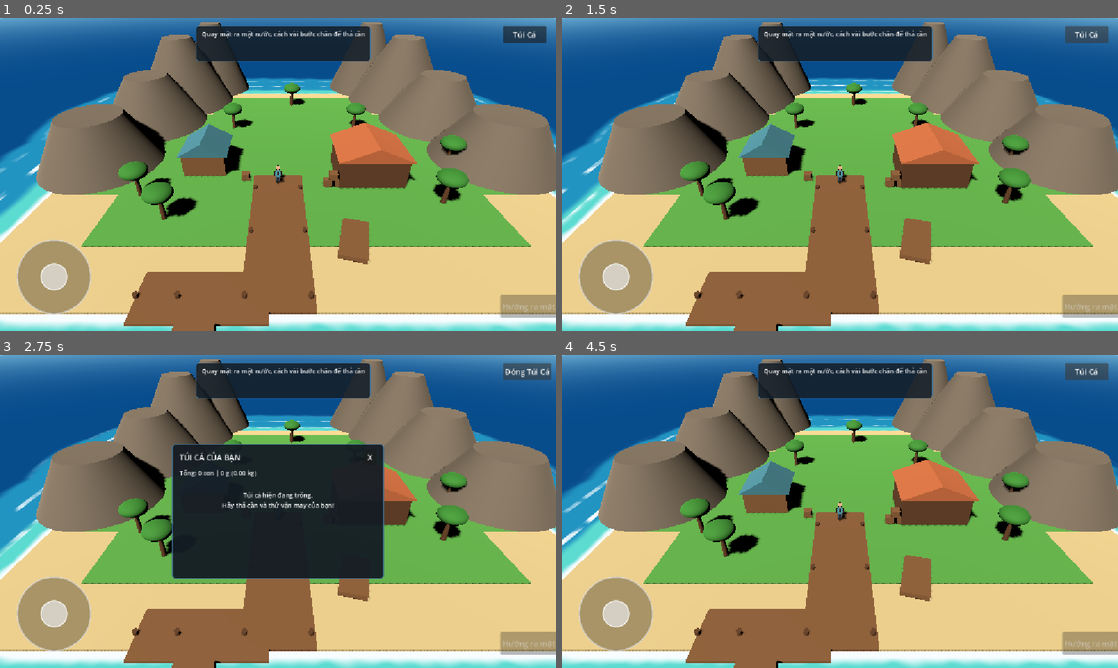
Above: before the commit, frames 1-4 (two rows, left to right).
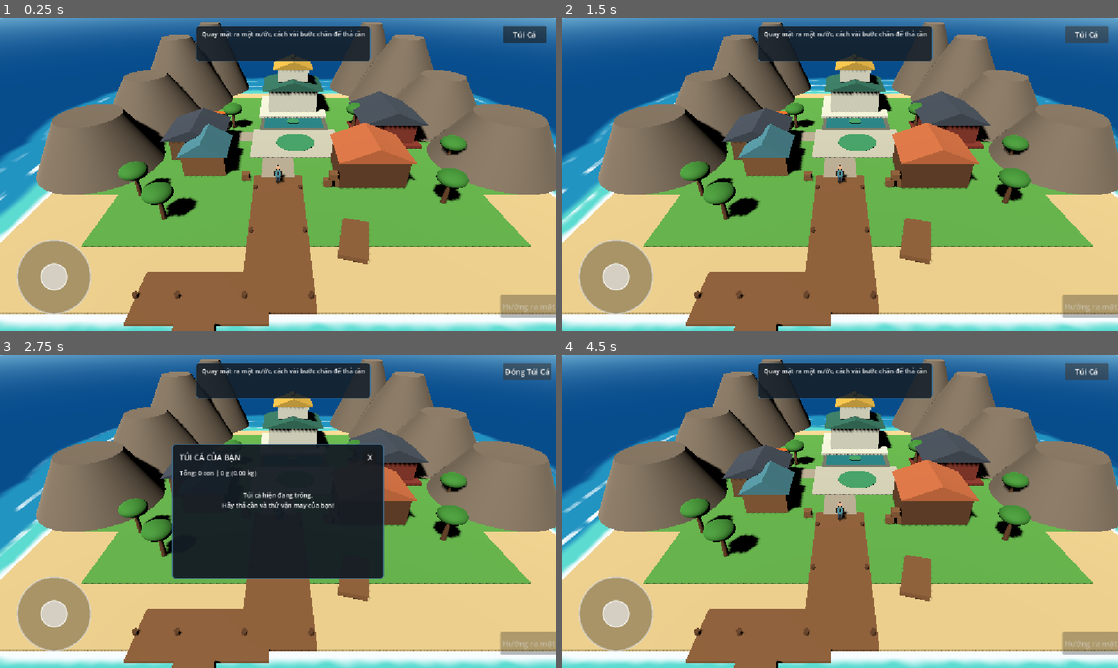
Above: after the commit, the same moments.

Repository: aohmn/GameDemo
Game: Godot game, scene res://scenes/boot/main.tscn
The game is run twice, just before and just after one commit, with the same random seed, the same clock (stepped at 60 frames per second) and the same inputs.
Inputs:
- Up to frame 1 (0.25 s): no input
- Up to frame 2 (1.5 s): click "Túi Cá" at 0.5 s; click "Đóng Túi Cá" at 1.25 s
- Up to frame 3 (2.75 s): click "Túi Cá" at 2 s
- Up to frame 4 (4.5 s): click "Đóng Túi Cá" at 2.75 s; click "Túi Cá" at 3.5 s; click "Đóng Túi Cá" at 4.25 s

The runs differ from the first frame. In frame 1, 6.3% of the frame differs, in the area x 28-78%, y 11-51%; in frame 2, 6.3%; in frame 3, 2.6%; in frame 4, 6.3%.

Commit message:
feat: trien khai TASK 08 multi-map, TASK 09 dao ben cang va fix loi parser get

Diff:
--- /dev/null
+++ b/core/contracts/map_connection.gd
@@ -0,0 +1,11 @@
+class_name MapConnection
+extends Resource
+
+## Định nghĩa liên kết / lối đi giữa 2 bản đồ (cổng truyền tống, bến đò, tiên thuyền...).
+
+@export var target_map_id: String = ""              # ID bản đồ đích đến
+@export var display_name: String = ""               # Tên tuyến hành trình hiển thị
+@export var spawn_position: Vector3 = Vector3.ZERO  # Tọa độ xuất hiện tại bản đồ đích
+@export var required_realm_level: int = 0           # Cảnh giới tối thiểu để đi qua (0: Luyện Thể)
+@export var fee_spirit_stone: int = 0               # Phí di chuyển bằng Linh Thạch
+@export var is_unlocked: bool = true                # Trạng thái mở khóa của tuyến kết nối
--- /dev/null
+++ b/core/contracts/map_definition.gd
@@ -0,0 +1,23 @@
+class_name MapDefinition
+extends Resource
+
+## Resource định nghĩa cấu hình và thông số đặc tính của một bản đồ câu cá tu tiên.
+
+# 1. Định danh & Hiển thị
+@export var map_id: String = ""
+@export var display_name: String = ""
+@export var description: String = ""
+@export var scene_path: String = ""                 # Đường dẫn file scene map.tscn
+@export var default_spawn_position: Vector3 = Vector3(-2.0, 0.05, 10.0)
+
+# 2. Điều kiện mở khóa & Tu vi
+@export var is_unlocked_by_default: bool = true
+@export var required_realm_level: int = 0           # Cảnh giới tu vi yêu cầu (0: Luyện Thể)
+
+# 3. Môi trường & Đặc trưng tu tiên
+@export var water_type: String = "bien"             # bien, song, ho, linh_tuyen, dam_lay...
+@export var spiritual_energy_density: float = 1.0   # Nồng độ linh khí của bản đồ (ảnh hưởng câu cá)
+@export var danger_level: int = 0                   # Cấp độ nguy hiểm
+
+# 4. Các tuyến kết nối sang bản đồ khác (Array[MapConnection])
+@export var connections: Array[Resource] = []
--- /dev/null
+++ b/core/contracts/map_events.gd
@@ -0,0 +1,16 @@
+class_name MapEvents
+extends RefCounted
+
+## Hợp đồng sự kiện hệ thống bản đồ (Multi-map).
+
+## Yêu cầu chuyển bản đồ.
+## Payload: { "target_map_id": String, "spawn_pos": Vector3 }
+const MAP_CHANGE_REQUESTED: String = "map_change_requested"
+
+## Bản đồ đã được thay đổi và nạp thành công.
+## Payload: { "old_map_id": String, "new_map_id": String, "spawn_pos": Vector3 }
+const MAP_CHANGED: String = "map_changed"
+
+## Bản đồ mới được mở khóa.
+## Payload: { "map_id": String }
+const MAP_UNLOCKED: String = "map_unlocked"
--- /dev/null
+++ b/maps/harbor_island/builders/plaza_path_builder.gd
@@ -0,0 +1,98 @@
+extends RefCounted
+
+## Xây dựng Quảng trường trung tâm, Hồ Linh Ngư cảnh quan và các lối đi đá kết nối:
+## - Quảng trường trung tâm (x=0, z=2): Đan đài bát quái hoa văn thanh thạch
+## - Hồ Linh Ngư cảnh quan (x=0, z=-3.5): Mặt hồ trong xanh, bờ kè đá
+## - Đường đi kết nối: Cầu tàu -> Quảng trường -> Tiên Các, Thương Hội, Lò Rèn
+
+const STONE_PATH: Color = Color(0.72, 0.70, 0.65)   # Đá phiến lát đường
+const SQUARE_STONE: Color = Color(0.82, 0.84, 0.80) # Đá hoa cương quảng trường
+const POND_BORDER: Color = Color(0.45, 0.48, 0.45)  # Kè đá bờ hồ
+const POND_WATER: Color = Color(0.12, 0.52, 0.58)   # Mặt nước hồ linh ngư (xanh lục bảo)
+const JADE_GREEN: Color = Color(0.25, 0.65, 0.45)   # Đài sen giữa hồ
+
+
+static func build(root_node: Node3D) -> void:
+	_make_central_square(root_node)
+	_make_spiritual_pond(root_node)
+	_make_connecting_paths(root_node)
+
+
+## 3. Quảng trường trung tâm (Trung tâm đảo x=0, z=2.0)
+static func _make_central_square(root_node: Node3D) -> void:
+	# Nền quảng trường lớn hình bát giác/tròn ghép
+	var sq_pos := Vector3(0.0, 0.02, 2.0)
+	var sq_size := Vector3(10.0, 0.03, 7.0)
+	_box(root_node, "CentralSquarePlaza", sq_pos, sq_size, SQUARE_STONE)
+
+	# Đài hoa văn trung tâm
+	var center_circle := CylinderMesh.new()
+	center_circle.top_radius = 2.2
+	center_circle.bottom_radius = 2.2
+	center_circle.height = 0.05
+	_mesh(root_node, "CentralMandala", center_circle, Vector3(0.0, 0.04, 2.0), JADE_GREEN)
+
+
+## 7. Hồ Linh Ngư và Điểm câu cảnh quan (x=0, z=-3.5)
+static func _make_spiritual_pond(root_node: Node3D) -> void:
+	var pond_pos := Vector3(0.0, 0.02, -3.5)
+
+	# Bờ kè đá bao quanh hồ hình oval
+	var border_size := Vector3(8.5, 0.15, 4.5)
+	_box(root_node, "PondBorder", pond_pos, border_size, POND_BORDER)
+
+	# Mặt nước hồ linh ngư trong xanh ngọc bích
+	var water_size := Vector3(7.5, 0.16, 3.5)
+	_box(root_node, "SpiritualPondWater", pond_pos + Vector3(0.0, 0.02, 0.0), water_size, POND_WATER)
+
+	# Đài sen tĩnh tâm giữa hồ
+	var lotus := CylinderMesh.new()
+	lotus.top_radius = 0.8
+	lotus.bottom_radius = 0.6
+	lotus.height = 0.3
+	_mesh(root_node, "LotusPlatform", lotus, pond_pos + Vector3(0.0, 0.12, 0.0), JADE_GREEN)
+
+
+## 8. Đường đi đá phiến kết nối các khu vực
+static func _make_connecting_paths(root_node: Node3D) -> void:
+	# Trục Bắc - Nam: Từ Cầu tàu (z=9) xuyên qua Quảng trường (z=2) tới Hồ Linh Ngư & Tiên Các (z=-6)
+	var main_road_pos := Vector3(-2.0, 0.015, 6.0)
+	var main_road_size := Vector3(3.2, 0.02, 6.5)
+	_box(root_node, "PathPierToSquare", main_road_pos, main_road_size, STONE_PATH)
+
+	# Đường từ Quảng trường rẽ sang Thương Hội (phía Đông: x=0 tới x=7, z=0)
+	var east_road_pos := Vector3(4.5, 0.015, 0.5)
+	var east_road_size := Vector3(6.5, 0.02, 2.2)
+	_box(root_node, "PathSquareToEast", east_road_pos, east_road_size, STONE_PATH)
+
+	# Đường từ Quảng trường rẽ sang Lò Chế Tạo (phía Tây: x=0 tới x=-7, z=0)
+	var west_road_pos := Vector3(-4.5, 0.015, 0.5)
+	var west_road_size := Vector3(6.5, 0.02, 2.2)
+	_box(root_node, "PathSquareToWest", west_road_pos, west_road_size, STONE_PATH)
+
+	# Lối cầu đá qua Hồ Linh Ngư tiến vào Tiên Các
+	var north_road_pos := Vector3(0.0, 0.015, -6.5)
+	var north_road_size := Vector3(3.0, 0.02, 2.8)
+	_box(root_node, "PathToTienCac", north_road_pos, north_road_size, STONE_PATH)
+
+
+static func _box(root_node: Node3D, node_name: String, pos: Vector3, size: Vector3, color: Color) -> void:
+	var mesh := BoxMesh.new()
+	mesh.size = size
+	_mesh(root_node, node_name, mesh, pos, color)
+
+
+static func _mesh(root_node: Node3D, node_name: String, mesh: Mesh, pos: Vector3, color: Color) -> void:
+	var node := MeshInstance3D.new()
+	node.name = node_name
+	node.mesh = mesh
+	node.position = pos
+	node.material_override = _mat(color)
+	root_node.add_child(node)
+
+
+static func _mat(color: Color) -> StandardMaterial3D:
+	var material := StandardMaterial3D.new()
+	material.albedo_color = color
+	material.roughness = 0.75
+	return material
--- /dev/null
+++ b/maps/harbor_island/builders/sect_building_builder.gd
@@ -0,0 +1,150 @@
+extends RefCounted
+
+## Kiến tạo các công trình Tiên Hiệp trên Đảo Bến Cảng:
+## - Tiên Các (Tu luyện & Đột phá)
+## - Thương Hội (Giao thương pháp bảo, cần câu, vật phẩm)
+## - Lò Chế Tạo & Kho Linh Ngư
+## Hoàn toàn bằng Primitive Mesh và Shader/Color Material không dùng texture.
+
+const JADE_WHITE: Color = Color(0.92, 0.96, 0.94)    # Màu bạch ngọc tường tiên các
+const JADE_ROOF: Color = Color(0.18, 0.45, 0.40)     # Màu ngọc bích mái ngói tiên các
+const GOLD_ACCENT: Color = Color(0.85, 0.70, 0.28)   # Màu hoàng kim điểm xuyết
+const WOOD_RED: Color = Color(0.55, 0.22, 0.18)      # Màu gỗ đỏ cổ phong thương hội
+const ROOF_TILES: Color = Color(0.25, 0.30, 0.38)    # Màu ngói thanh phong
+const FURNACE_STONE: Color = Color(0.35, 0.32, 0.30) # Màu huyền thạch lò rèn
+const FURNACE_FIRE: Color = Color(0.95, 0.45, 0.15)  # Ánh lửa chân hỏa
+const WAREHOUSE_WOOD: Color = Color(0.48, 0.35, 0.24)# Gỗ kho linh ngư
+
+
+static func build(root_node: Node3D) -> void:
+	_make_tien_cac(root_node)
+	_make_thuong_hoi(root_node)
+	_make_crafting_furnace_and_warehouse(root_node)
+
+
+## 4. Tiên Các — Nơi tĩnh tọa tu luyện và đột phá cảnh giới (Tọa độ: x=0, z=-9 phía Bắc đảo)
+static func _make_tien_cac(root_node: Node3D) -> void:
+	var base_pos := Vector3(0.0, 0.2, -9.0)
+	var platform_size := Vector3(9.0, 0.4, 8.0)
+	# Đài sen ngọc bích nền móng
+	_box(root_node, "TienCacPlatform", base_pos, platform_size, JADE_WHITE)
+	_add_box_collider(root_node, "TienCacPlatformCol", base_pos, platform_size)
+
+	# Thân điện chính
+	var hall_pos := base_pos + Vector3(0.0, 1.8, 0.0)
+	var hall_size := Vector3(6.5, 3.2, 5.5)
+	_box(root_node, "TienCacHall", hall_pos, hall_size, JADE_WHITE)
+	_add_box_collider(root_node, "TienCacHallCol", hall_pos, hall_size)
+
+	# Mái ngói cong cổ phong tầng 1
+	var roof1_pos := hall_pos + Vector3(0.0, 2.0, 0.0)
+	var roof1 := PrismMesh.new()
+	roof1.size = Vector3(8.0, 1.2, 7.0)
+	_mesh(root_node, "TienCacRoof1", roof1, roof1_pos, JADE_ROOF)
+
+	# Tầng các thứ 2 thanh tao
+	var tower_pos := roof1_pos + Vector3(0.0, 1.1, 0.0)
+	var tower_size := Vector3(4.0, 1.8, 3.5)
+	_box(root_node, "TienCacTower", tower_pos, tower_size, JADE_WHITE)
+
+	var roof2_pos := tower_pos + Vector3(0.0, 1.3, 0.0)
+	var roof2 := PrismMesh.new()
+	roof2.size = Vector3(5.2, 1.0, 4.5)
+	_mesh(root_node, "TienCacRoof2", roof2, roof2_pos, GOLD_ACCENT)
+
+	# Đỉnh hồ lô pháp bảo trên nóc
+	var pinnacle := SphereMesh.new()
+	pinnacle.radius = 0.35
+	pinnacle.height = 0.7
+	_mesh(root_node, "TienCacPinnacle", pinnacle, roof2_pos + Vector3(0.0, 0.7, 0.0), GOLD_ACCENT)
+
+
+## 5. Thương Hội — Nơi giao thương trao đổi linh thạch và pháp bảo (Tọa độ: x=10, z=0 phía Đông)
+static func _make_thuong_hoi(root_node: Node3D) -> void:
+	var base_pos := Vector3(10.5, 0.15, 0.0)
+	var base_size := Vector3(7.0, 0.3, 7.0)
+	_box(root_node, "ThuongHoiBase", base_pos, base_size, WOOD_RED)
+	_add_box_collider(root_node, "ThuongHoiBaseCol", base_pos, base_size)
+
+	var hall_pos := base_pos + Vector3(0.0, 1.5, 0.0)
+	var hall_size := Vector3(5.5, 2.7, 5.5)
+	_box(root_node, "ThuongHoiHall", hall_pos, hall_size, WOOD_RED)
+	_add_box_collider(root_node, "ThuongHoiHallCol", hall_pos, hall_size)
+
+	var roof_pos := hall_pos + Vector3(0.0, 1.8, 0.0)
+	var roof := PrismMesh.new()
+	roof.size = Vector3(7.2, 1.4, 7.2)
+	_mesh(root_node, "ThuongHoiRoof", roof, roof_pos, ROOF_TILES)
+
+	# Bảng hiệu thương hội
+	var sign_pos := hall_pos + Vector3(-2.8, 0.8, 0.0)
+	var sign_size := Vector3(0.15, 0.6, 2.2)
+	_box(root_node, "ThuongHoiSign", sign_pos, sign_size, GOLD_ACCENT)
+
+
+## 6. Lò Chế Tạo và Kho Linh Ngư (Tọa độ: x=-10, z=0 phía Tây)
+static func _make_crafting_furnace_and_warehouse(root_node: Node3D) -> void:
+	# Lò luyện chế pháp bảo
+	var furnace_pos := Vector3(-9.5, 0.8, -2.5)
+	var furnace_body := CylinderMesh.new()
+	furnace_body.top_radius = 1.2
+	furnace_body.bottom_radius = 1.6
+	furnace_body.height = 1.6
+	_mesh(root_node, "FurnaceBody", furnace_body, furnace_pos, FURNACE_STONE)
+
+	# Miệng lò rực ánh chân hỏa
+	var fire_mesh := CylinderMesh.new()
+	fire_mesh.top_radius = 0.85
+	fire_mesh.bottom_radius = 0.85
+	fire_mesh.height = 0.2
+	_mesh(root_node, "FurnaceFire", fire_mesh, furnace_pos + Vector3(0.0, 0.85, 0.0), FURNACE_FIRE)
+
+	var f_col_size := Vector3(3.2, 1.8, 3.2)
+	_add_box_collider(root_node, "FurnaceCol", furnace_pos, f_col_size)
+
+	# Kho Linh Ngư chứa cá & bảo vật
+	var wh_pos := Vector3(-10.5, 1.3, 3.5)
+	var wh_size := Vector3(5.0, 2.6, 5.0)
+	_box(root_node, "WarehouseBody", wh_pos, wh_size, WAREHOUSE_WOOD)
+	_add_box_collider(root_node, "WarehouseCol", wh_pos, wh_size)
+
+	var wh_roof_pos := wh_pos + Vector3(0.0, 1.7, 0.0)
+	var wh_roof := PrismMesh.new()
+	wh_roof.size = Vector3(6.2, 1.1, 6.2)
+	_mesh(root_node, "WarehouseRoof", wh_roof, wh_roof_pos, ROOF_TILES)
+
+
+static func _add_box_collider(root_node: Node3D, node_name: String, pos: Vector3, size: Vector3) -> void:
+	var body := StaticBody3D.new()
+	body.name = node_name
+	body.position = pos
+
+	var collision := CollisionShape3D.new()
+	var shape := BoxShape3D.new()
+	shape.size = size
+	collision.shape = shape
+
+	body.add_child(collision)
+	root_node.add_child(body)
+
+
+static func _box(root_node: Node3D, node_name: String, pos: Vector3, size: Vector3, color: Color) -> void:
+	var mesh := BoxMesh.new()
+	mesh.size = size
+	_mesh(root_node, node_name, mesh, pos, color)
+
+
+static func _mesh(root_node: Node3D, node_name: String, mesh: Mesh, pos: Vector3, color: Color) -> void:
+	var node := MeshInstance3D.new()
+	node.name = node_name
+	node.mesh = mesh
+	node.position = pos
+	node.material_override = _mat(color)
+	root_node.add_child(node)
+
+
+static func _mat(color: Color) -> StandardMaterial3D:
+	var material := StandardMaterial3D.new()
+	material.albedo_color = color
+	material.roughness = 0.8
+	return material
--- a/maps/harbor_island/map.gd
+++ b/maps/harbor_island/map.gd
@@ -3,6 +3,8 @@
 const TerrainBuilder: Script = preload("res://maps/harbor_island/builders/terrain_builder.gd")
 const PierBuilder: Script = preload("res://maps/harbor_island/builders/pier_builder.gd")
 const PropBuilder: Script = preload("res://maps/harbor_island/builders/prop_builder.gd")
+const SectBuildingBuilder: Script = preload("res://maps/harbor_island/builders/sect_building_builder.gd")
+const PlazaPathBuilder: Script = preload("res://maps/harbor_island/builders/plaza_path_builder.gd")
 
 ## Hướng TỚI mặt trời chuẩn của bản đồ đảo harbor_island.
 ## Đây là nguồn duy nhất (single source of truth) được Bootstrap đồng bộ sang SkyDome và water shader.
@@ -12,7 +14,10 @@
 func _ready() -> void:
 	TerrainBuilder.build(self)
 	PierBuilder.build(self)
+	PlazaPathBuilder.build(self)
+	SectBuildingBuilder.build(self)
 	PropBuilder.build(self)
+
 
 
 ## Trả về vector đơn vị hướng TỚI mặt trời.
--- /dev/null
+++ b/maps/harbor_island/map_definition.tres
@@ -0,0 +1,17 @@
+[gd_resource type="Resource" script_class="MapDefinition" load_steps=2 format=3]
+
+[ext_resource type="Script" path="res://core/contracts/map_definition.gd" id="1_def"]
+
+[resource]
+script = ExtResource("1_def")
+map_id = "harbor_island"
+display_name = "Đảo Bến Cảng"
+description = "Đảo bến cảng nhiệt đới khởi đầu của ngư dân, sóng êm gió lặng, tụ tập linh khí sơ cấp ven vịnh biển."
+scene_path = "res://maps/harbor_island/map.tscn"
+default_spawn_position = Vector3(-2, 0.05, 10)
+is_unlocked_by_default = true
+required_realm_level = 0
+water_type = "bien"
+spiritual_energy_density = 1.0
+danger_level = 0
+connections = []
--- a/modules/crafting/logic/crafting_logic.gd
+++ b/modules/crafting/logic/crafting_logic.gd
@@ -42,7 +42,8 @@
 		var r_id: String = str(spec.get("id"))
 		if not r_id.is_empty():
 			_recipes[r_id] = spec
-			if bool(spec.get("is_unlocked_by_default", true)):
+			var is_default: bool = bool(spec.get("is_unlocked_by_default")) if "is_unlocked_by_default" in spec else true
+			if is_default:
 				_unlocked_recipe_ids[r_id] = true
 
 
@@ -74,7 +75,7 @@
 		return {"can_craft": false, "reason": "recipe_locked"}
 
 	var spec: Resource = _recipes[recipe_id] as Resource
-	var req_realm: int = int(spec.get("required_realm_level", 0))
+	var req_realm: int = int(spec.get("required_realm_level")) if "required_realm_level" in spec else 0
 	if current_realm_level < req_realm:
 		return {"can_craft": false, "reason": "insufficient_realm"}
 
@@ -94,9 +95,9 @@
 		return {"success": false, "completed_now": false, "reason": r}
 
 	var spec: Resource = _recipes[recipe_id] as Resource
-	var duration: float = float(spec.get("craft_duration", 0.0))
+	var duration: float = float(spec.get("craft_duration")) if "craft_duration" in spec else 0.0
 	var out_id: String = str(spec.get("output_item_id"))
-	var out_count: int = int(spec.get("output_count", 1))
+	var out_count: int = int(spec.get("output_count")) if "output_count" in spec else 1
 
 	if duration <= 0.0:
 		# Chế tạo tức thì
--- a/scenes/boot/main.gd
+++ b/scenes/boot/main.gd
@@ -44,6 +44,42 @@
     _create_fishing_ui()
     _create_fishing_rig()
 
+    var eb: Node = get_node_or_null("/root/EventBus")
+    if eb != null and eb.has_method("subscribe"):
+        eb.call("subscribe", "map_change_requested", Callable(self, "_on_map_change_requested"))
+
+
+func _on_map_change_requested(payload: Dictionary) -> void:
+    var target_id: String = str(payload.get("target_map_id", ""))
+    if not target_id.is_empty():
+        change_map(target_id)
+
+
+## Chuyển map an toàn: giữ nguyên Player, Inventory, Cultivation, Economy, Equipment.
+func change_map(target_map_id: String) -> bool:
+    if _map_manager == null:
+        return false
+
+    var ok: bool = bool(_map_manager.call("load_map", target_map_id))
+    if not ok:
+        return false
+
+    _sync_sun_direction()
+
+    # Cập nhật vị trí xuất hiện của Player nếu có định nghĩa
+    if _player != null:
+        var spawn_pos: Vector3 = _map_manager.call("get_default_spawn_position", target_map_id) as Vector3
+        _player.global_position = spawn_pos
+        _player.velocity = Vector3.ZERO
+
+    # Tái kết nối CastCoordinator với bản đồ mới
+    if _cast_coordinator != null:
+        var new_map_node: Node = _map_manager.call("get_current_map") as Node
+        _cast_coordinator.call("setup", _player, new_map_node, _fishing_ui, _fishing_rig, _fishing_api)
+
+    return true
+
+
 
 func _physics_process(_delta: float) -> void:
     if _cast_coordinator != null:
--- a/scenes/boot/map_manager.gd
+++ b/scenes/boot/map_manager.gd
@@ -1,24 +1,101 @@
 extends Node3D
 
-const MAP_PATHS: Dictionary = {
-	"harbor_island": "res://maps/harbor_island/map.tscn",
-}
+## Quản lý đăng ký, mở khóa, chuyển đổi nhiều bản đồ (Multi-Map) trong thế giới tu tiên.
+## Giữ nguyên 100% Player, Inventory, Cultivation, Economy, Equipment khi chuyển map.
+
+const MapEventsContract: Script = preload("res://core/contracts/map_events.gd")
+const HARBOR_ISLAND_DEF_PATH: String = "res://maps/harbor_island/map_definition.tres"
+
+const SAVE_PATH: String = "user://maps.cfg"
+const SECTION_UNLOCKED: String = "unlocked_maps"
+const SECTION_META: String = "meta"
+const SAVE_VERSION: int = 1
 
 var current_map_id: String = ""
 var _current_map: Node3D
 
+# Danh bạ MapDefinition đã đăng ký: map_id -> Resource (MapDefinition)
+var _map_definitions: Dictionary = {}
 
+# Trạng thái mở khóa bản đồ: map_id -> bool
+var _unlocked_maps: Dictionary = {}
+
+
+func _init() -> void:
+	_register_default_maps()
+	_load_unlocked_status()
+
+
+func _register_default_maps() -> void:
+	if ResourceLoader.exists(HARBOR_ISLAND_DEF_PATH):
+		var res: Resource = load(HARBOR_ISLAND_DEF_PATH) as Resource
+		if res != null:
+			register_map_definition(res)
+
+
+func register_map_definition(definition: Resource) -> void:
+	if definition != null:
+		var m_id: String = str(definition.get("map_id"))
+		if not m_id.is_empty():
+			_map_definitions[m_id] = definition
+			var is_def_unlocked: bool = bool(definition.get("is_unlocked_by_default")) if "is_unlocked_by_default" in definition else true
+			if is_def_unlocked:
+				_unlocked_maps[m_id] = true
+
+
+func get_map_definition(map_id: String) -> Resource:
+	return _map_definitions.get(map_id, null) as Resource
+
+
+func get_all_map_definitions() -> Dictionary:
+	return _map_definitions.duplicate()
+
+
+func is_map_unlocked(map_id: String) -> bool:
+	return bool(_unlocked_maps.get(map_id, false))
+
+
+func unlock_map(map_id: String) -> bool:
+	if _map_definitions.has(map_id):
+		_unlocked_maps[map_id] = true
+		_save_unlocked_status()
+		_emit_event(MapEventsContract.MAP_UNLOCKED, {"map_id": map_id})
+		return true
+	return false
+
+
+func can_travel_to(map_id: String, current_realm_level: int = 0) -> Dictionary:
+	if not _map_definitions.has(map_id):
+		return {"can_travel": false, "reason": "map_not_found"}
+
+	if not is_map_unlocked(map_id):
+		return {"can_travel": false, "reason": "map_locked"}
+
+	var def: Resource = _map_definitions[map_id] as Resource
+	var req_realm: int = int(def.get("required_realm_level")) if "required_realm_level" in def else 0
+	if current_realm_level < req_realm:
+		return {"can_travel": false, "reason": "insufficient_realm"}
+
+	return {"can_travel": true, "reason": "ok"}
+
+
+## Nạp hoặc chuyển đổi sang map_id mới.
+## Trả về true nếu nạp thành công.
 func load_map(map_id: String) -> bool:
 	if map_id == current_map_id and is_instance_valid(_current_map):
 		return true
 
-	if not MAP_PATHS.has(map_id):
-		push_warning("Không tìm thấy map ID trong danh sách: " + map_id)
-		return false
+	var def: Resource = get_map_definition(map_id)
+	var path: String = ""
+	if def != null:
+		path = str(def.get("scene_path"))
+	else:
+		# Fallback cho đường dẫn cứng
+		if map_id == "harbor_island":
+			path = "res://maps/harbor_island/map.tscn"
 
-	var path: String = MAP_PATHS[map_id]
-	if not ResourceLoader.exists(path):
-		push_warning("File scene map không tồn tại: " + path)
+	if path.is_empty() or not ResourceLoader.exists(path):
+		push_warning("File scene map không tồn tại hoặc chưa đăng ký: " + map_id)
 		return false
 
 	var resource: Resource = load(path)
@@ -35,6 +112,7 @@
 
 	var next_map: Node3D = next_node as Node3D
 	var previous_map: Node3D = _current_map
+	var previous_id: String = current_map_id
 
 	add_child(next_map)
 
@@ -45,7 +123,24 @@
 		remove_child(previous_map)
 		previous_map.queue_free()
 
+	var spawn_pos: Vector3 = Vector3(-2.0, 0.05, 10.0)
+	if def != null:
+		spawn_pos = def.get("default_spawn_position") as Vector3
+
+	_emit_event(MapEventsContract.MAP_CHANGED, {
+		"old_map_id": previous_id,
+		"new_map_id": map_id,
+		"spawn_pos": spawn_pos
+	})
+
 	return true
+
+
+func get_default_spawn_position(map_id: String) -> Vector3:
+	var def: Resource = get_map_definition(map_id)
+	if def != null:
+		return def.get("default_spawn_position") as Vector3
+	return Vector3(-2.0, 0.05, 10.0)
 
 
 func get_current_map() -> Node3D:
@@ -54,3 +149,30 @@
 
 func get_current_map_id() -> String:
 	return current_map_id
+
+
+func _save_unlocked_status() -> void:
+	var config := ConfigFile.new()
+	config.set_value(SECTION_META, "version", SAVE_VERSION)
+	for m_id in _unlocked_maps.keys():
+		config.set_value(SECTION_UNLOCKED, m_id, bool(_unlocked_maps[m_id]))
+	config.save(SAVE_PATH)
+
+
+func _load_unlocked_status() -> void:
+	var config := ConfigFile.new()
+	if config.load(SAVE_PATH) == OK:
+		if config.has_section(SECTION_UNLOCKED):
+			var keys: PackedStringArray = config.get_section_keys(SECTION_UNLOCKED)
+			for k in keys:
+				_unlocked_maps[k] = bool(config.get_value(SECTION_UNLOCKED, k, false))
+
+
+func _emit_event(event_name: String, payload: Dictionary) -> void:
+	var ml: MainLoop = Engine.get_main_loop()
+	if ml is SceneTree:
+		var st := ml as SceneTree
+		if st.root != null and st.root.has_node("EventBus"):
+			var eb: Node = st.root.get_node("EventBus")
+			if eb != null and eb.has_method("emit"):
+				eb.call("emit", event_name, payload)
Not shown, added: core/contracts/crafting_events.gd.uid
Not shown, added: core/contracts/cultivation_events.gd.uid
Not shown, added: core/contracts/equipment_events.gd.uid
Not shown, added: core/contracts/map_connection.gd.uid
Not shown, added: core/contracts/map_definition.gd.uid
Not shown, added: core/contracts/map_events.gd.uid
Not shown, added: maps/harbor_island/builders/plaza_path_builder.gd.uid
Not shown, added: maps/harbor_island/builders/sect_building_builder.gd.uid
Not shown, added: modules/crafting/api/crafting_api.gd.uid
Not shown, added: modules/crafting/data/recipe_spec.gd.uid
Not shown, added: modules/crafting/logic/crafting_logic.gd.uid
Not shown, added: modules/crafting/scenes/dev.gd.uid
(and 12 more such lines)
